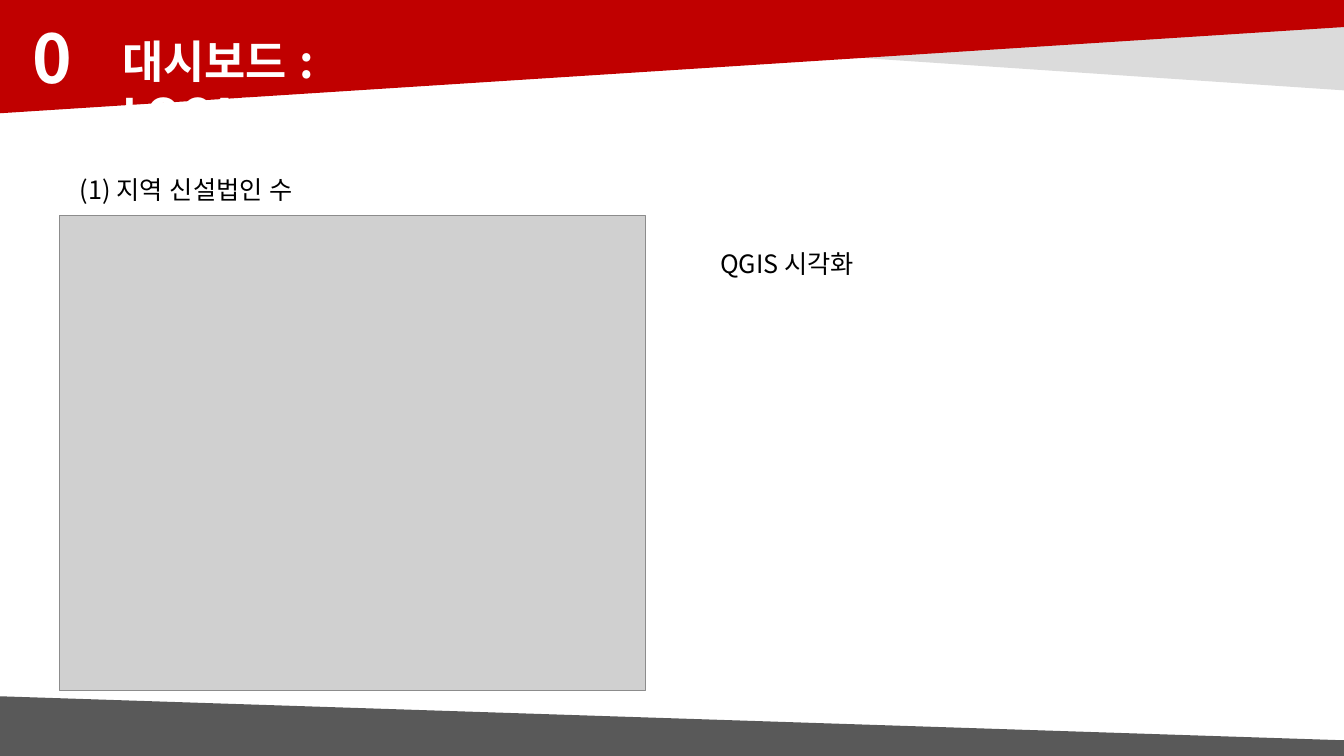
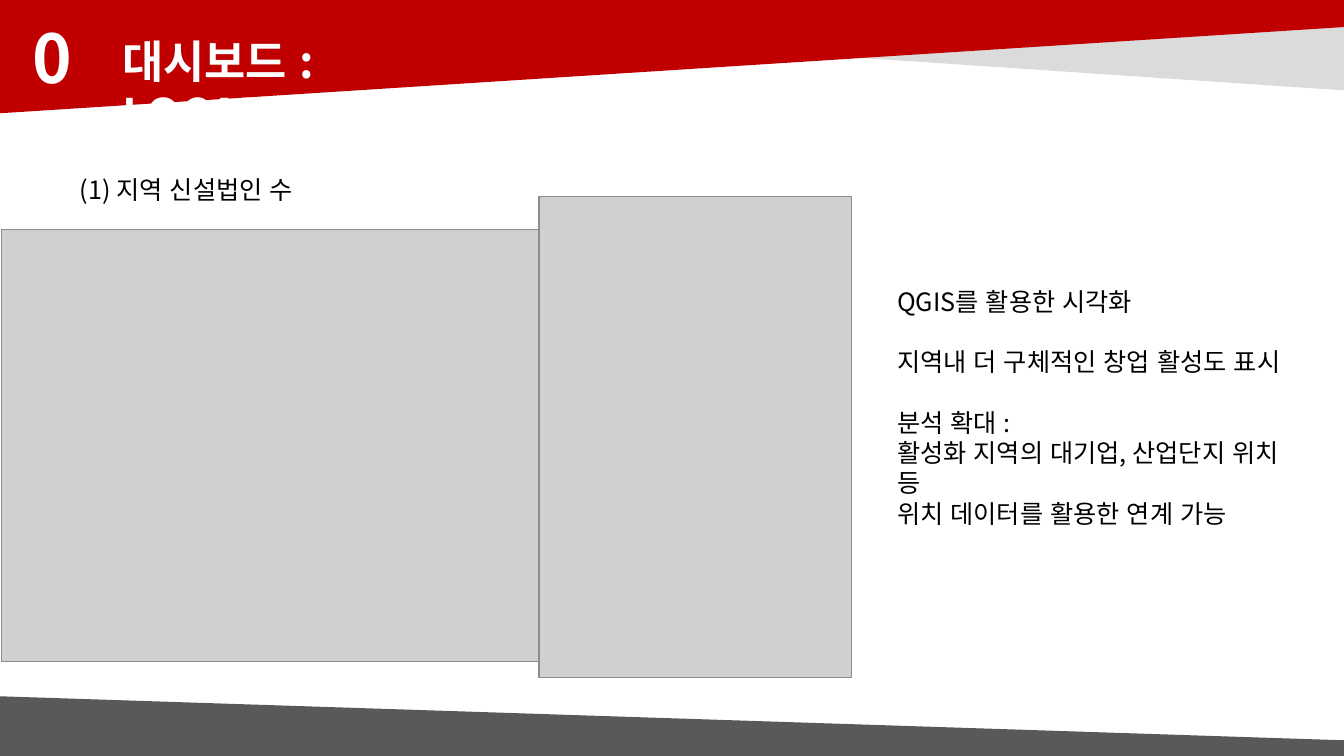
Before and after one commit to hj-10/-, a slide deck: slide 18 of 빅데이터분석_디엠_발표자료.pptx. Drawn at 1344x756 pixels with LibreOffice and Linux fonts; fonts in the diff are those of the drawing; grey boxes stand for pictures. Boxes give left, top, right and bottom in pixels: in the first picture for what was removed or moved away, otherwise in the second. Text is boxed around its words. In the diff, an @@ line names an element or a change of style, - is before the commit and + after.

```diff
--- a/빅데이터분석_디엠_발표자료.pptx
+++ b/빅데이터분석_디엠_발표자료.pptx
@@ picture added at [539, 197, 852, 678] @@
@@ picture: place and size @@
-picture at [59, 215, 645, 691]
+picture at [1, 230, 561, 662]
@@ text at [897, 290, 1280, 525]: text changed @@
-QGIS 시각화
+QGIS를 활용한 시각화
+지역내 더 구체적인 창업 활성도 표시
+분석 확대 :
+활성화 지역의 대기업, 산업단지 위치 등
+위치 데이터를 활용한 연계 가능
```
Also in this commit, not shown: 13 other slides changed, 4 slides added, 1 slide removed.
